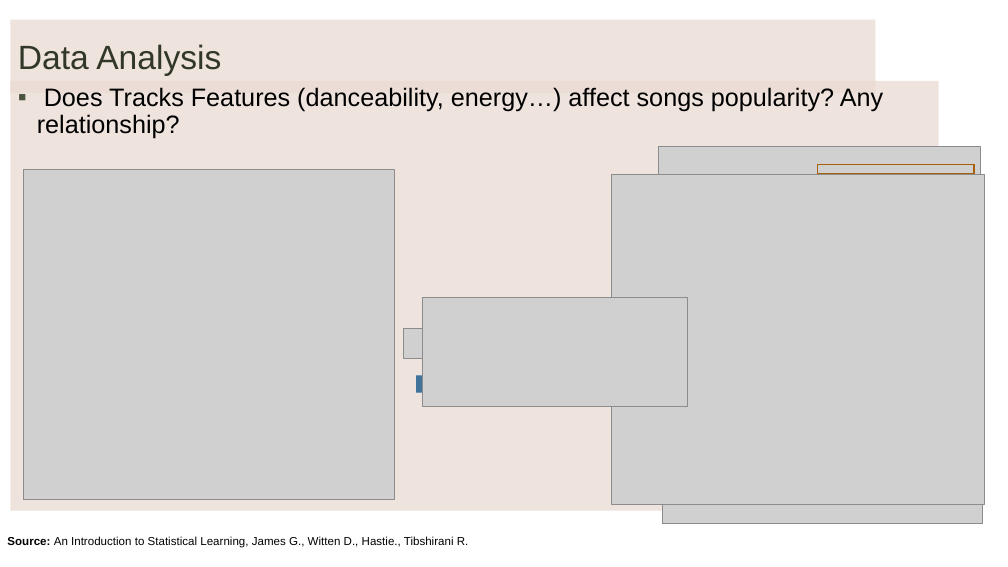
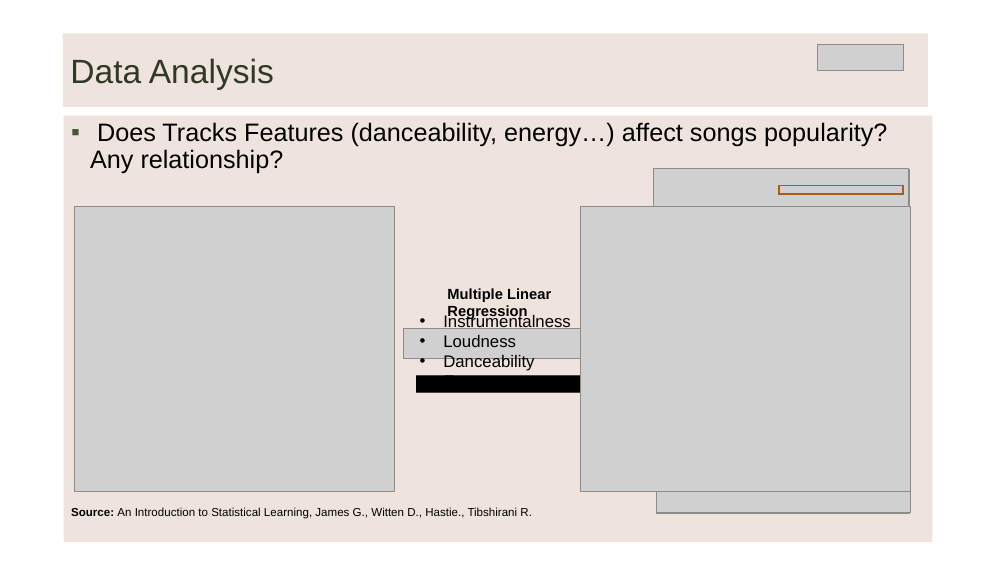
Before and after one commit to LievoisT/DataProject-Spotify, a slide deck: slide 6 of Spotify Data Analysis1.pptx (slide 5 before the commit). Drawn at 1008x567 pixels with LibreOffice and Linux fonts; fonts in the diff are those of the drawing; grey boxes stand for pictures; background and template pictures are left out. Boxes give left, top, right and bottom in pixels: in the first picture for what was removed or moved away, otherwise in the second. Text is boxed around its words. In the diff, an @@ line names an element or a change of style, - is before the commit and + after.

Commit message:
Updating PPT

```diff
--- a/Spotify Data Analysis1.pptx
+++ b/Spotify Data Analysis1.pptx
@@ title "Data Analysis": place and size @@
-title "Data Analysis" at (11,20,876,93)
+title "Data Analysis" at (63,33,928,107)
@@ picture added at (817,45,904,70) @@
@@ text "Does Tracks Features (danceability, energy…) ...": place and size @@
-text "Does Tracks Features (danceability, energy…) ..." at (11,81,939,511)
+text "Does Tracks Features (danceability, energy…) ..." at (64,116,932,542)
@@ picture: place and size @@
-picture at (659,148,981,309)
+picture at (653,169,909,317)
@@ picture: place and size @@
-picture at (659,146,981,310)
+picture at (653,169,909,318)
@@ picture: place and size @@
-picture at (23,169,394,500)
+picture at (75,206,395,491)
@@ picture: place and size @@
-picture at (612,174,985,504)
+picture at (580,206,910,491)
@@ rectangle: place and size @@
-rectangle at (817,164,974,174)
+rectangle at (780,185,904,194)
@@ picture removed at (423,297,688,406) @@
@@ text added at (447,288,551,320), 14 pt, text #000000, bold @@
+Multiple Linear Regression
@@ text added at (443,313,571,376), 16 pt, text #000000 @@
+• Instrumentalness
+• Loudness
+• Danceability
+• Energy
@@ picture: place and size @@
-picture at (662,343,983,523)
+picture at (656,349,910,513)
@@ picture: place and size @@
-picture at (662,344,982,524)
+picture at (657,349,910,513)
@@ right arrow at (417,368,628,400): fill #40749B to #000000; outline #40749B 1 pt to #000000 1 pt @@
@@ text "Source: An Introduction to Statistical ...": place and size @@
-text "Source: An Introduction to Statistical ..." at (7,536,469,548)
+text "Source: An Introduction to Statistical ..." at (71,507,532,519)
```
Also in this commit, not shown: 8 other slides changed, 1 slide added, 21 other files.
